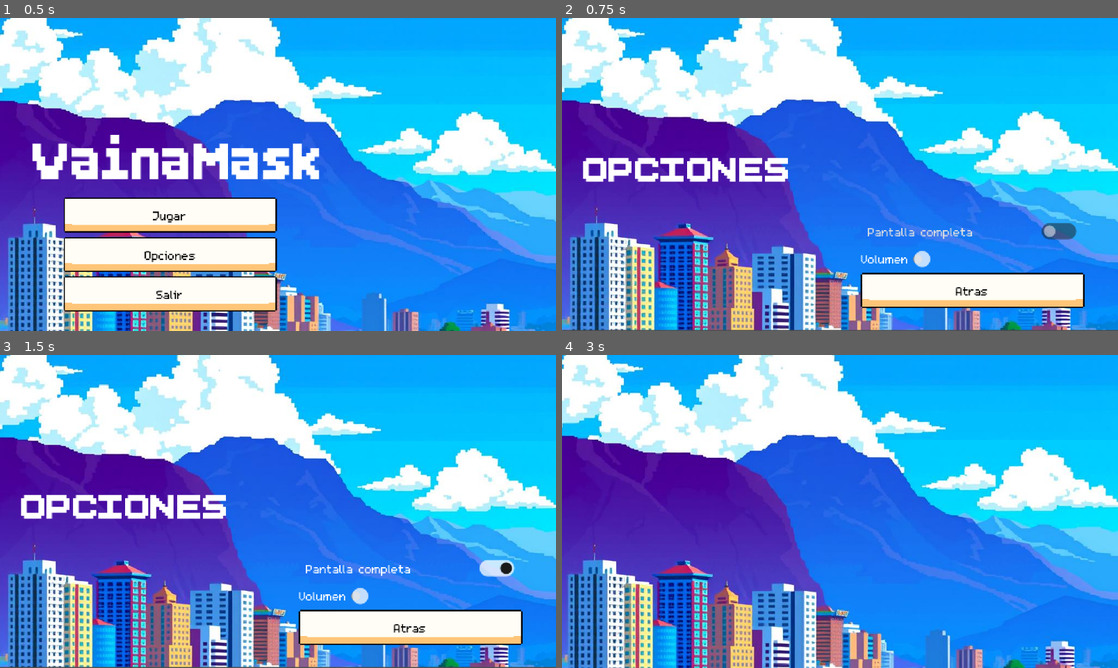
Above: before the commit, frames 1-4 (two rows, left to right).
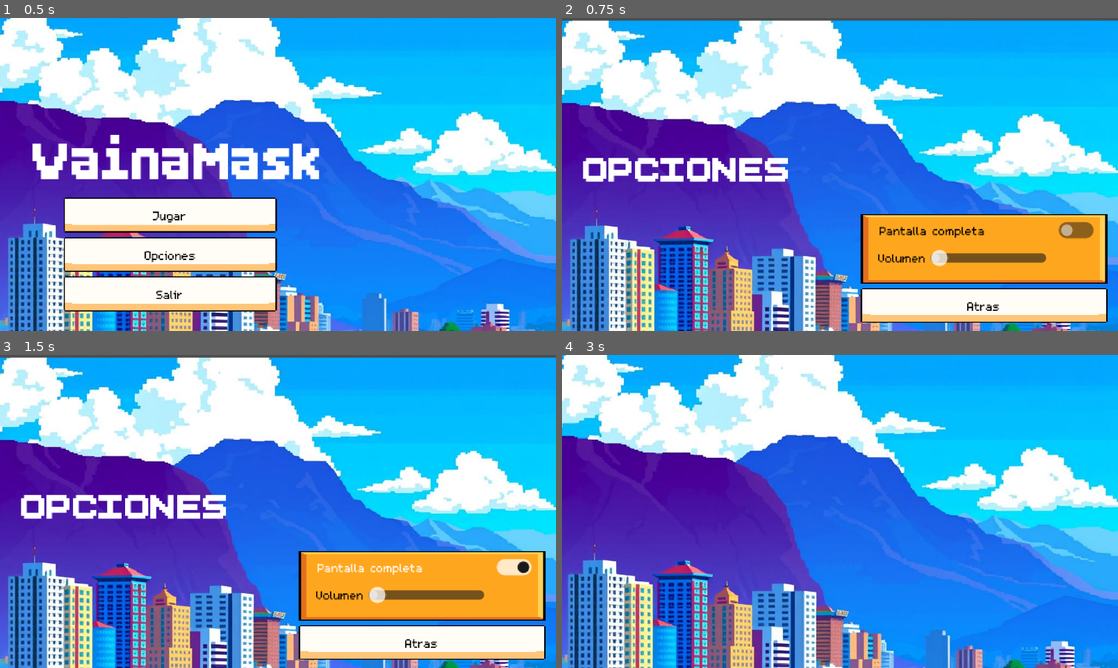
Above: after the commit, the same moments.

Repository: JesusPrieto18/GAME_JAM-2026
Game: Godot game, scene res://Scenes/Menu.tscn
Two runs of this game, one before a commit and one after it. Both use one fixed random seed, a clock stepped at 60 frames per second and the inputs below. The project has no main scene, so this scene is started directly. The engine's default icon, where the game draws it, is replaced by a stand-in: a white triangle on a blue panel in a dark square.
Inputs:
- Up to frame 1 (0.5 s): no input
- Up to frame 2 (0.75 s): click "Opciones" at 0.5 s
- Up to frame 3 (1.5 s): click "Pantalla completa" at 1.25 s
- Up to frame 4 (3 s): click "Atras" at 2 s; click "Jugar" at 2.75 s

Frame 1 is identical in both runs. In frame 2, 28% of the frame differs, in the area x 0-100%, y 0-100%; in frame 3, 28%; in frame 4, nothing differs.

Commit message:
Modify options

Diff:
--- a/Scenes/Options.tscn
+++ b/Scenes/Options.tscn
@@ -4,9 +4,13 @@
 [ext_resource type="Script" uid="uid://dx0j3e8onumpr" path="res://Scripts/Menu/options_menu.gd" id="1_cbhj7"]
 [ext_resource type="FontFile" uid="uid://bs84xpuyran7j" path="res://Assets/Fonts/BoldPixels.ttf" id="2_cbhj7"]
 [ext_resource type="FontFile" uid="uid://dagpd4e5r11m7" path="res://Assets/Fonts/m5x7.ttf" id="3_q4at1"]
+[ext_resource type="Texture2D" uid="uid://b1f65b54pf6yv" path="res://Assets/UI/Sprites/UI_Flat_Frame03a.png" id="4_cja8r"]
 [ext_resource type="Texture2D" uid="uid://dxb4oh73pc3ig" path="res://Assets/UI/Sprites/UI_Flat_Button01a_4.png" id="5_bdxpv"]
 [ext_resource type="AudioStream" uid="uid://yro3rlcdigbu" path="res://Assets/Audio/8-bit-game-2-186976.mp3" id="5_q4at1"]
 [ext_resource type="Texture2D" uid="uid://5jxjncuswfxq" path="res://Assets/UI/Sprites/UI_Flat_Button01a_1.png" id="6_cja8r"]
+
+[sub_resource type="StyleBoxTexture" id="StyleBoxTexture_fry7h"]
+texture = ExtResource("4_cja8r")
 
 [sub_resource type="StyleBoxTexture" id="StyleBoxTexture_pke3u"]
 texture = ExtResource("5_bdxpv")
@@ -34,8 +38,9 @@
 
 [node name="TextureRect" type="TextureRect" parent="OptionsMenu" unique_id=516431068]
 layout_mode = 0
+offset_top = 2.0
 offset_right = 481.0
-offset_bottom = 269.0
+offset_bottom = 271.0
 texture = ExtResource("1_5hy3q")
 expand_mode = 1
 stretch_mode = 6
@@ -51,30 +56,51 @@
 text = "OPCIONES"
 
 [node name="VBoxContainer" type="VBoxContainer" parent="OptionsMenu" unique_id=392197954]
+custom_minimum_size = Vector2(0, 60)
 layout_mode = 0
 offset_left = 258.0
-offset_top = 172.0
-offset_right = 451.0
-offset_bottom = 286.0
+offset_top = 169.0
+offset_right = 471.0
+offset_bottom = 272.0
 
-[node name="VBoxContainer" type="VBoxContainer" parent="OptionsMenu/VBoxContainer" unique_id=1801487887]
+[node name="PanelContainer" type="PanelContainer" parent="OptionsMenu/VBoxContainer" unique_id=1690118472]
+custom_minimum_size = Vector2(0, 60)
+layout_mode = 2
+theme_override_styles/panel = SubResource("StyleBoxTexture_fry7h")
+
+[node name="MarginContainer" type="MarginContainer" parent="OptionsMenu/VBoxContainer/PanelContainer" unique_id=2105494427]
+layout_mode = 2
+theme_override_constants/margin_left = 10
+theme_override_constants/margin_top = 2
+theme_override_constants/margin_right = 5
+
+[node name="VBoxContainer" type="VBoxContainer" parent="OptionsMenu/VBoxContainer/PanelContainer/MarginContainer" unique_id=1801487887]
 layout_mode = 2
 
-[node name="BtnFullScreen" type="CheckButton" parent="OptionsMenu/VBoxContainer/VBoxContainer" unique_id=330577526]
+[node name="BtnFullScreen" type="CheckButton" parent="OptionsMenu/VBoxContainer/PanelContainer/MarginContainer/VBoxContainer" unique_id=330577526]
+custom_minimum_size = Vector2(50, 0)
 layout_mode = 2
+theme_override_colors/font_color = Color(0, 0, 0, 1)
 theme_override_fonts/font = ExtResource("3_q4at1")
 text = "Pantalla completa"
 
-[node name="BoxContainer" type="BoxContainer" parent="OptionsMenu/VBoxContainer/VBoxContainer" unique_id=930512551]
+[node name="MarginContainer" type="MarginContainer" parent="OptionsMenu/VBoxContainer/PanelContainer/MarginContainer/VBoxContainer" unique_id=352472047]
+layout_mode = 2
+theme_override_constants/margin_left = 5
+
+[node name="BoxContainer" type="BoxContainer" parent="OptionsMenu/VBoxContainer/PanelContainer/MarginContainer/VBoxContainer/MarginContainer" unique_id=930512551]
 layout_mode = 2
 
-[node name="LabelSound" type="Label" parent="OptionsMenu/VBoxContainer/VBoxContainer/BoxContainer" unique_id=1341009311]
+[node name="LabelSound" type="Label" parent="OptionsMenu/VBoxContainer/PanelContainer/MarginContainer/VBoxContainer/MarginContainer/BoxContainer" unique_id=1341009311]
 layout_mode = 2
+theme_override_colors/font_color = Color(0, 0, 0, 1)
 theme_override_fonts/font = ExtResource("3_q4at1")
 text = "Volumen"
 
-[node name="HSlider" type="HSlider" parent="OptionsMenu/VBoxContainer/VBoxContainer/BoxContainer" unique_id=218593257]
+[node name="HSlider" type="HSlider" parent="OptionsMenu/VBoxContainer/PanelContainer/MarginContainer/VBoxContainer/MarginContainer/BoxContainer" unique_id=218593257]
+custom_minimum_size = Vector2(100, 0)
 layout_mode = 2
+size_flags_horizontal = 8
 
 [node name="BtnAtras" type="Button" parent="OptionsMenu/VBoxContainer" unique_id=1253297789]
 custom_minimum_size = Vector2(30, 30)
@@ -91,6 +117,7 @@
 [node name="BtnSound" type="AudioStreamPlayer2D" parent="OptionsMenu" unique_id=319151407]
 stream = ExtResource("5_q4at1")
 
-[connection signal="toggled" from="OptionsMenu/VBoxContainer/VBoxContainer/BtnFullScreen" to="OptionsMenu" method="_on_btn_full_screen_toggled"]
+[connection signal="toggled" from="OptionsMenu/VBoxContainer/PanelContainer/MarginContainer/VBoxContainer/BtnFullScreen" to="OptionsMenu" method="_on_btn_full_screen_toggled"]
+[connection signal="value_changed" from="OptionsMenu/VBoxContainer/PanelContainer/MarginContainer/VBoxContainer/MarginContainer/BoxContainer/HSlider" to="OptionsMenu" method="_on_h_slider_value_changed"]
 [connection signal="pressed" from="OptionsMenu/VBoxContainer/BtnAtras" to="OptionsMenu" method="_on_button_pressed"]
 [connection signal="pressed" from="OptionsMenu/VBoxContainer/BtnAtras" to="OptionsMenu" method="_on_btn_atras_pressed"]
--- a/Scripts/Menu/options_menu.gd
+++ b/Scripts/Menu/options_menu.gd
@@ -26,3 +26,8 @@
 		DisplayServer.window_set_mode(DisplayServer.WINDOW_MODE_FULLSCREEN)
 	else:
 		DisplayServer.window_set_mode(DisplayServer.WINDOW_MODE_WINDOWED)
+
+
+func _on_h_slider_value_changed(value: float) -> void:
+	# '0' es el bus maestro de audio en Godot
+	AudioServer.set_bus_volume_db(AudioServer.get_bus_index("Master"), value)
